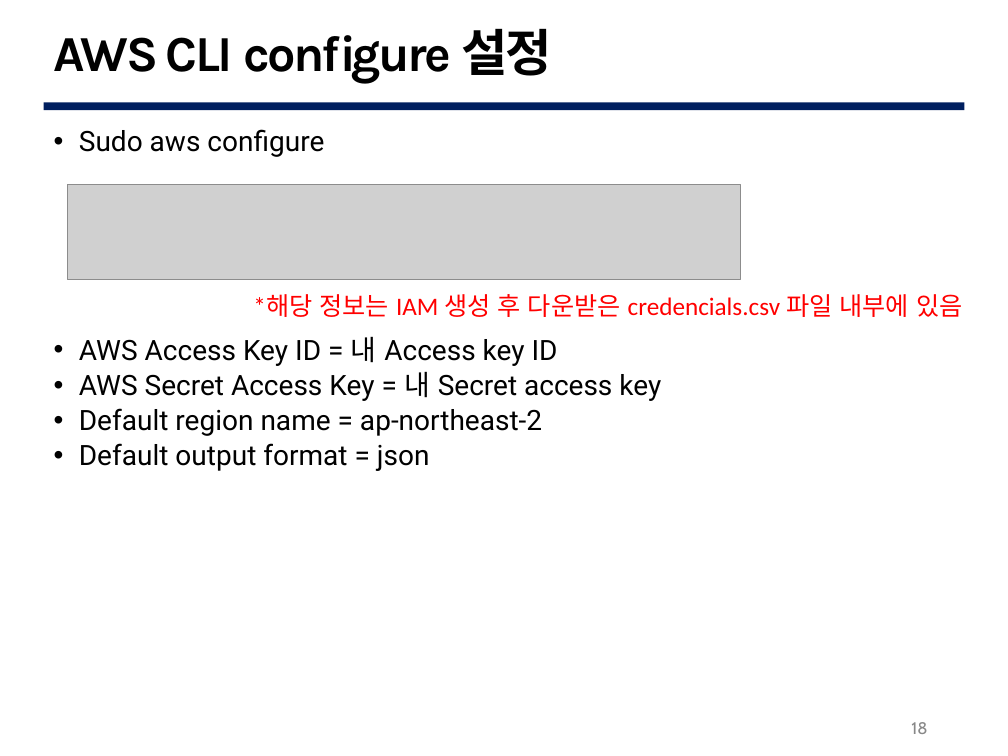
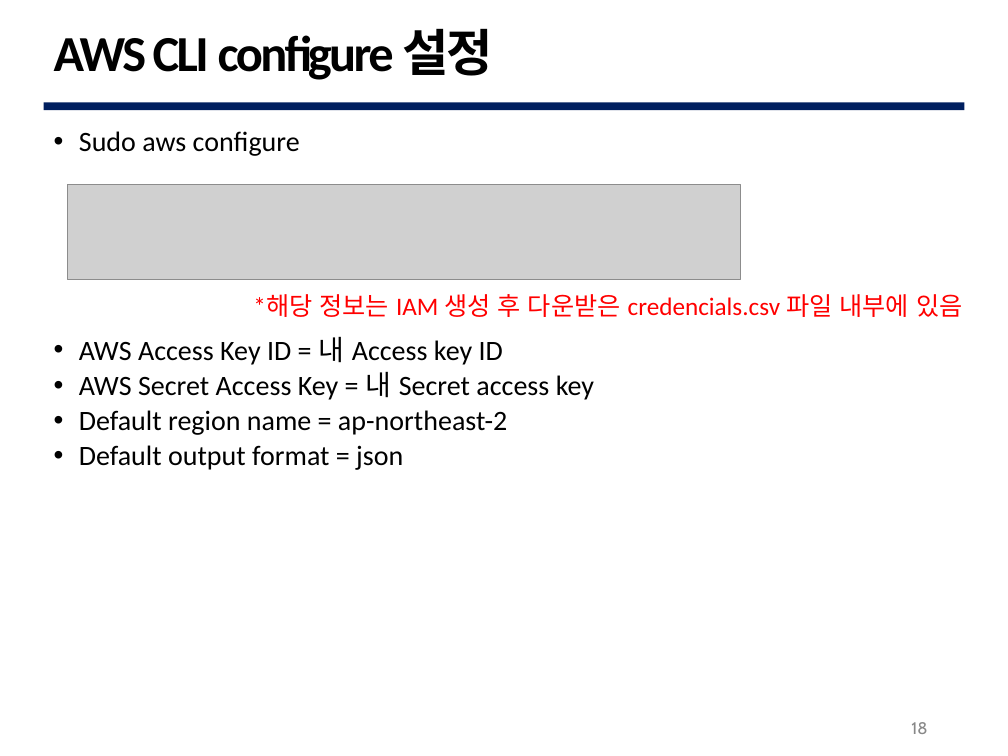
Before and after one commit to lee95292/AWS_Comprehend_onUse, a slide deck: slide 18 of slides/AWS_Comprehend.pptx. Drawn at 1008x756 pixels with LibreOffice and Linux fonts; fonts in the diff are those of the drawing; grey boxes stand for pictures; background and template pictures are left out. Boxes give left, top, right and bottom in pixels: in the first picture for what was removed or moved away, otherwise in the second. Text is boxed around its words. In the diff, an @@ line names an element or a change of style, - is before the commit and + after.

```diff
--- a/slides/AWS_Comprehend.pptx
+++ b/slides/AWS_Comprehend.pptx
@@ text "AWS CLI configure 설정" at (54,28,493,80): font Karla to Calibri @@
@@ text "Sudo aws configure" at (79,131,300,156): font Roboto to Calibri @@
@@ text "AWS Access Key ID = ..." at (79,336,594,470): font Roboto to Calibri @@
```
Also in this commit, not shown: 31 other slides changed, 1 slide added.
